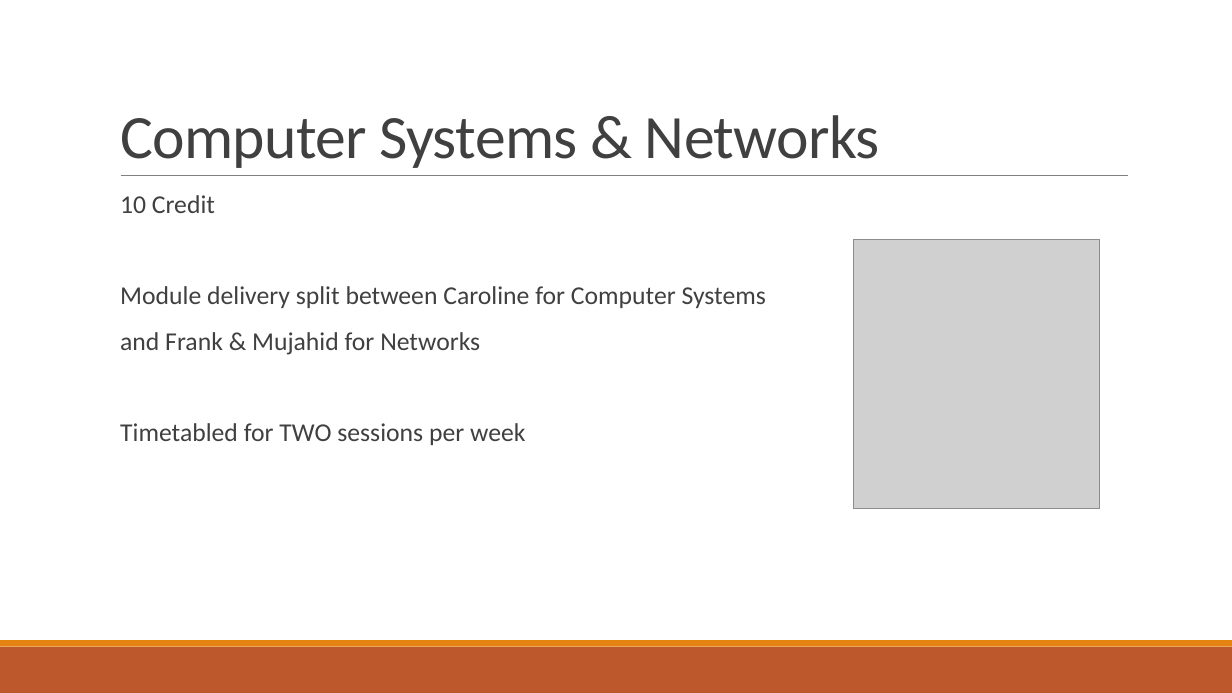
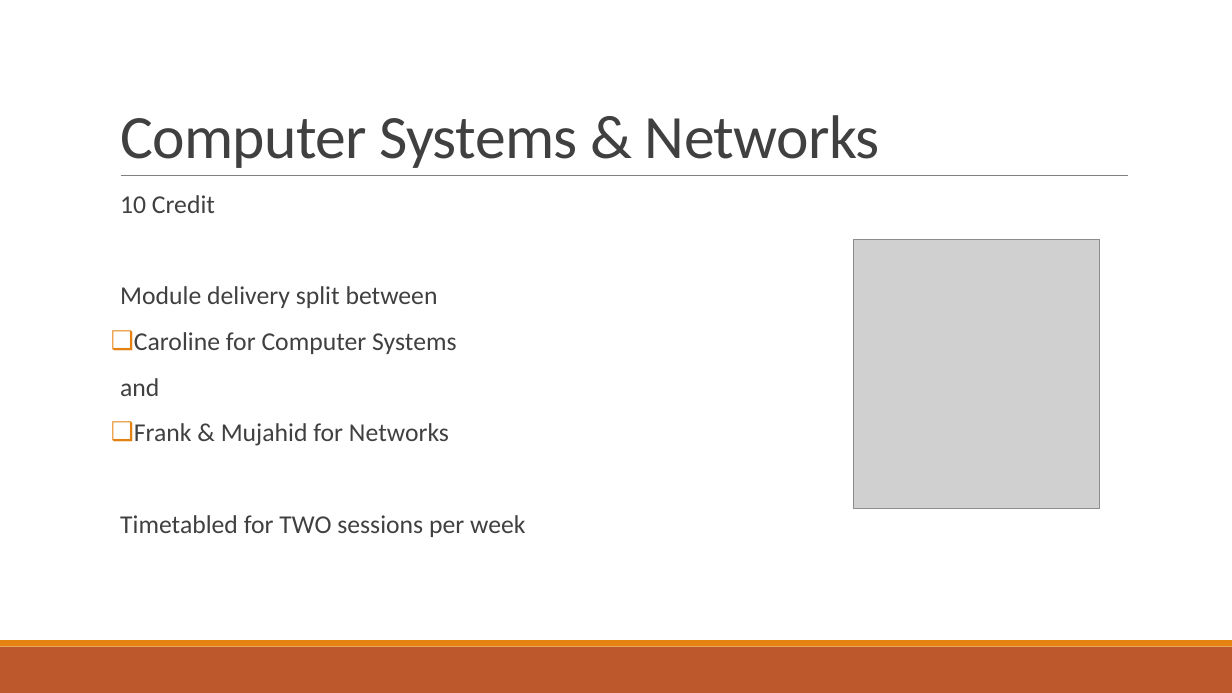
Before and after one commit to setu-comp-sci-2025/computer-systems-networks, a slide deck: slide 3 of admin/Jan2026_IntroPresentation.pptx. Drawn at 1232x693 pixels with LibreOffice and Linux fonts; fonts in the diff are those of the drawing; grey boxes stand for pictures. Boxes give left, top, right and bottom in pixels: in the first picture for what was removed or moved away, otherwise in the second. Text is boxed around its words. In the diff, an @@ line names an element or a change of style, - is before the commit and + after.

```diff
--- a/admin/Jan2026_IntroPresentation.pptx
+++ b/admin/Jan2026_IntroPresentation.pptx
@@ text at (x1=120, y1=286, x2=456, y2=446): text changed @@
-  Module delivery split between Caroline for Computer Systems
-  and Frank & Mujahid for Networks
+  Module delivery split between
+❑ Caroline for Computer Systems
+  and
+❑ Frank & Mujahid for Networks
```
Also in this commit, not shown: 1 other slide changed, 10 other files.
